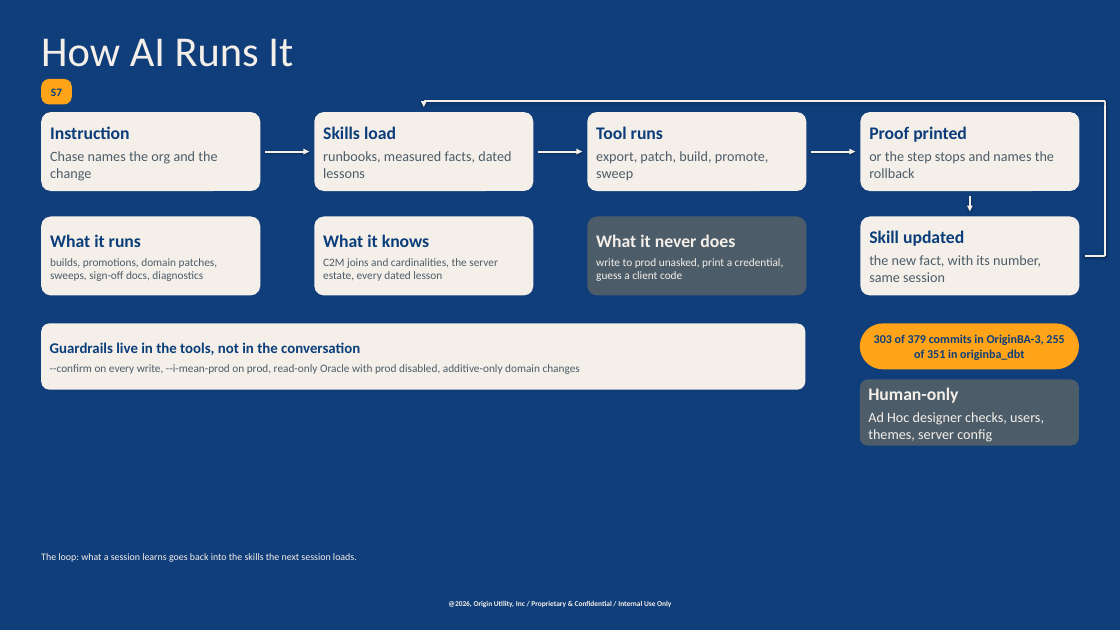
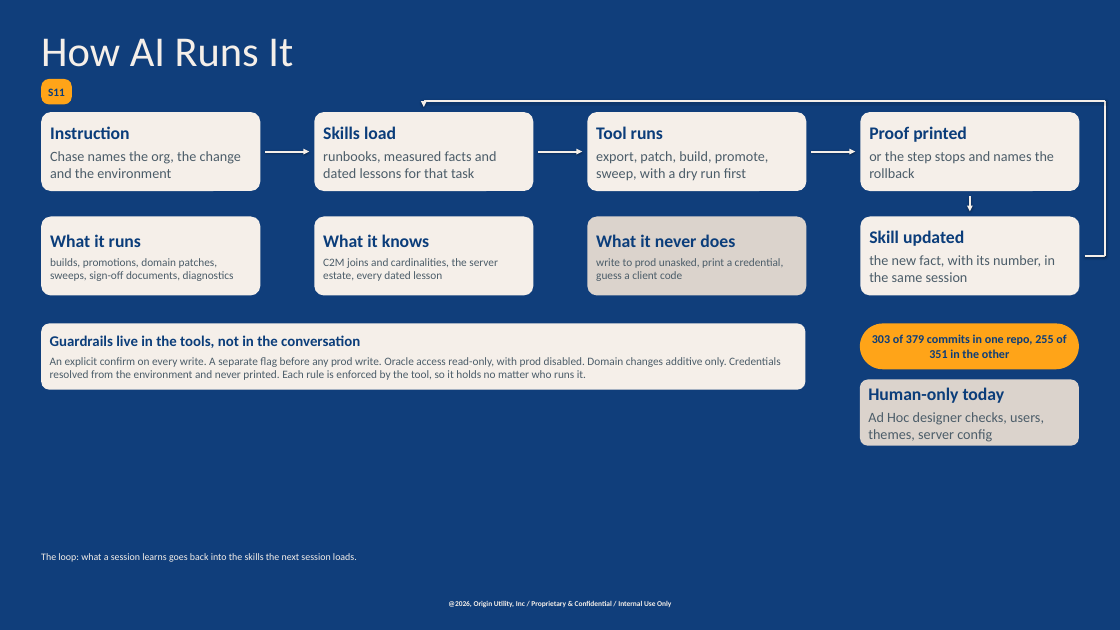
Before and after one commit to chasepowers59/OriginBA, a slide deck: slide 13 of jaspersoft/docs/OriginBA_Automated_Deployment.pptx (slide 9 before the commit). Drawn at 1120x630 pixels with LibreOffice and Linux fonts; fonts in the diff are those of the drawing; background and template pictures are left out; a plain dark background stands for a picture behind light text. Boxes give left, top, right and bottom in pixels: in the first picture for what was removed or moved away, otherwise in the second. Text is boxed around its words. In the diff, an @@ line names an element or a change of style, - is before the commit and + after.

```diff
--- a/jaspersoft/docs/OriginBA_Automated_Deployment.pptx
+++ b/jaspersoft/docs/OriginBA_Automated_Deployment.pptx
@@ text in rounded rectangle at [48, 88, 65, 96]: text changed @@
-S7
+S11
@@ text in rounded rectangle at [50, 151, 241, 178]: text changed @@
-Chase names the org and the change
+Chase names the org, the change and the environment
@@ text in rounded rectangle at [323, 151, 497, 178]: text changed @@
-runbooks, measured facts, dated lessons
+runbooks, measured facts and dated lessons for that task
@@ text in rounded rectangle at [596, 151, 769, 181]: text changed @@
-export, patch, build, promote, sweep
+export, patch, build, promote, sweep, with a dry run first
@@ rounded rectangle "What it never does" at [587, 216, 806, 295]: text colour #F5EFE9 to #0B3D7A in "What it never does"; text colour #F5EFE9 to #4C5D69 in "write to prod unasked, print a credential, ..."; fill #4C5D69 to #DBD3CC @@
@@ text in rounded rectangle at [50, 258, 234, 281]: text changed @@
-builds, promotions, domain patches, sweeps, sign-off docs, diagnostics
+builds, promotions, domain patches, sweeps, sign-off documents, diagnostics
@@ text in rounded rectangle at [869, 255, 1055, 282]: text changed @@
-the new fact, with its number, same session
+the new fact, with its number, in the same session
@@ text in rounded rectangle at [50, 357, 780, 380]: text changed @@
---confirm on every write, --i-mean-prod on prod, read-only Oracle with prod disabled, additive-only domain changes
+An explicit confirm on every write. A separate flag before any prod write. Oracle access read-only, with prod disabled. Domain changes additive only. Credentials resolved from the environment and never printed. Each rule is enforced by the tool, so it holds no matter who runs it.
@@ text in rounded rectangle at [872, 334, 1066, 358]: text changed @@
-303 of 379 commits in OriginBA-3, 255 of 351 in originba_dbt
+303 of 379 commits in one repo, 255 of 351 in the other
@@ rounded rectangle "Human-only today" at [860, 379, 1079, 446]: fill #4C5D69 to #DBD3CC @@
@@ text in rounded rectangle at [868, 387, 1005, 403]: text changed; text colour #F5EFE9 to #0B3D7A @@
-Human-only
+Human-only today
@@ text in rounded rectangle at [868, 412, 1044, 442]: text colour #F5EFE9 to #4C5D69 in "Ad Hoc designer checks, users, themes, server ..." @@
```
Also in this commit, not shown: 9 other slides changed, 6 slides added, 2 slides removed, 4 other files.
